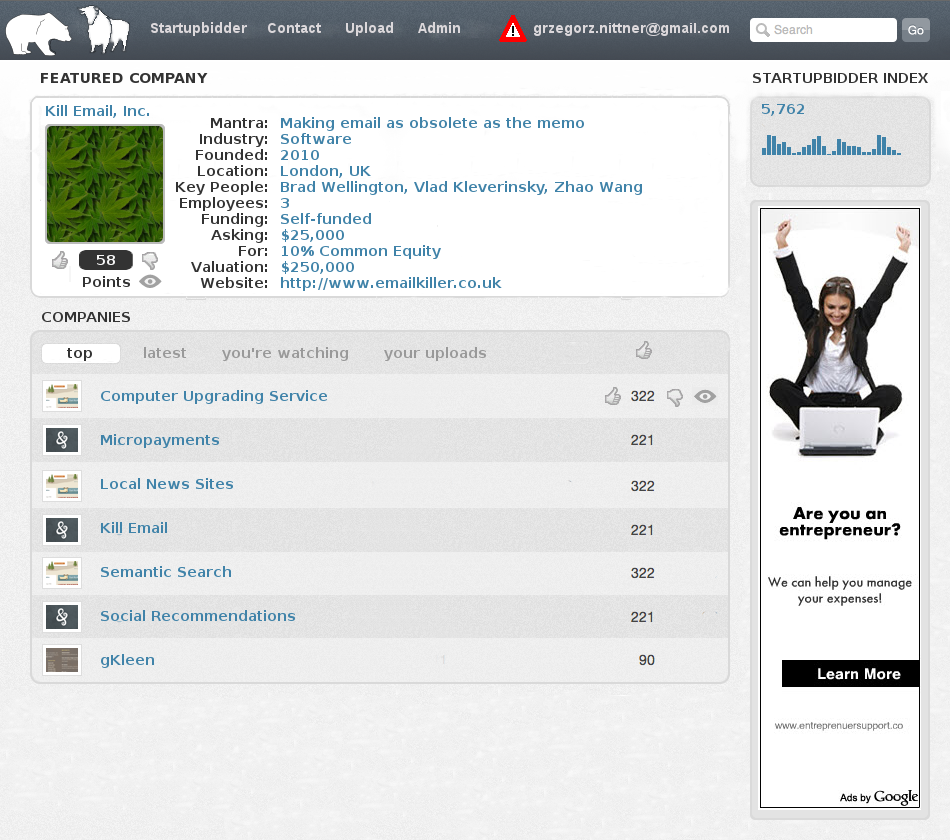
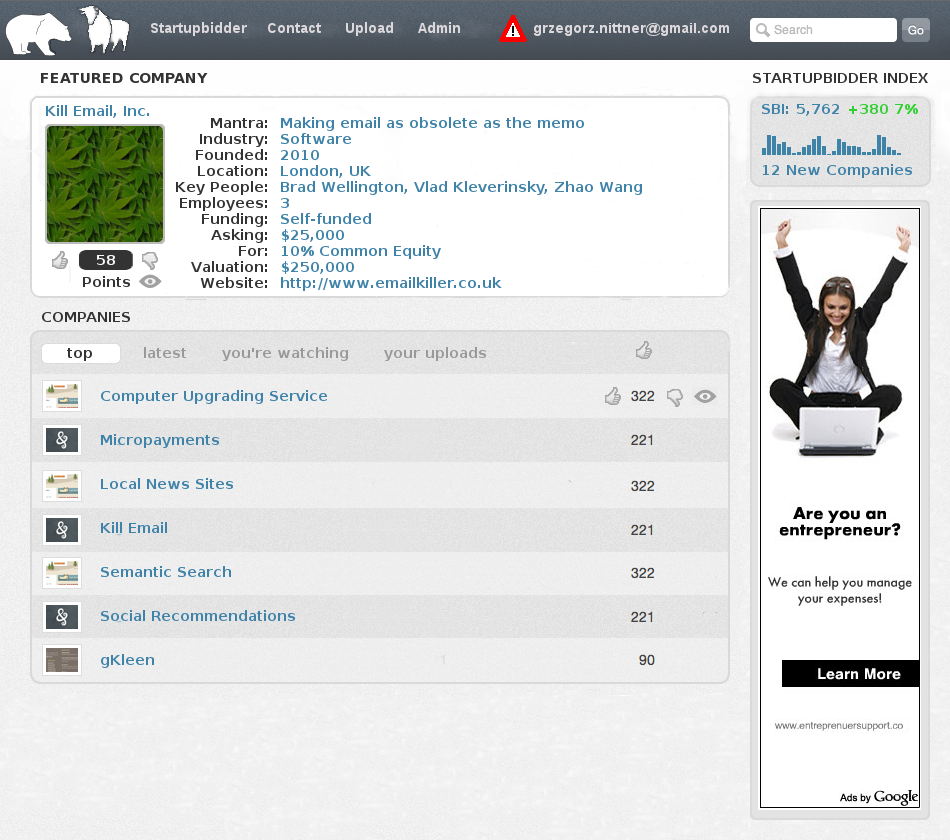
Layered file, before and after one edit (950 x 840). Changes by layer:
added layer "+380 7%" above "12 New Companies" over [849, 104, 918, 114]
added layer "12 New Companies" above "SBI: 5,762" over [763, 164, 912, 178]
renamed "5,762" to "SBI: 5,762", painted on it over [762, 104, 839, 116]
